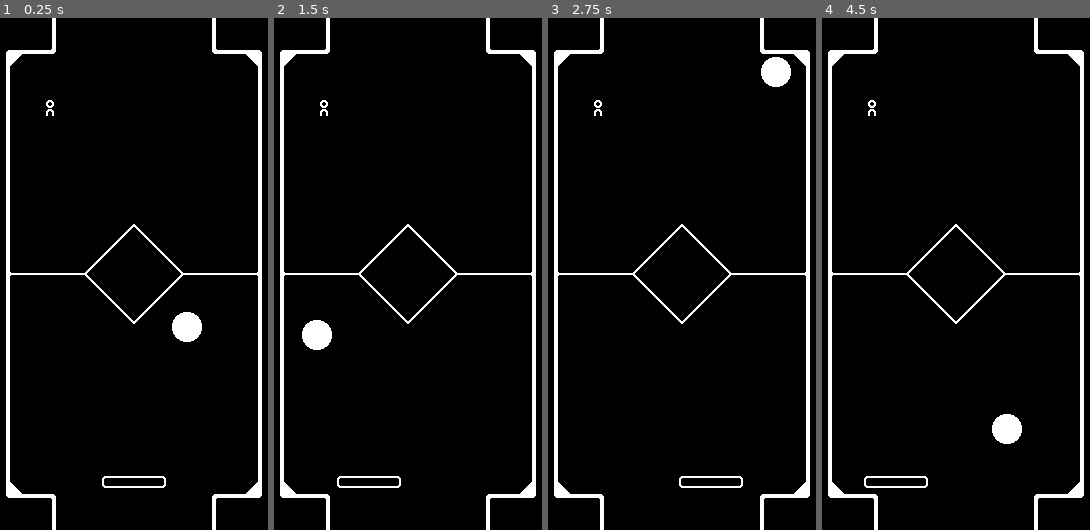
Above: before the commit, frames 1-4 (left to right).
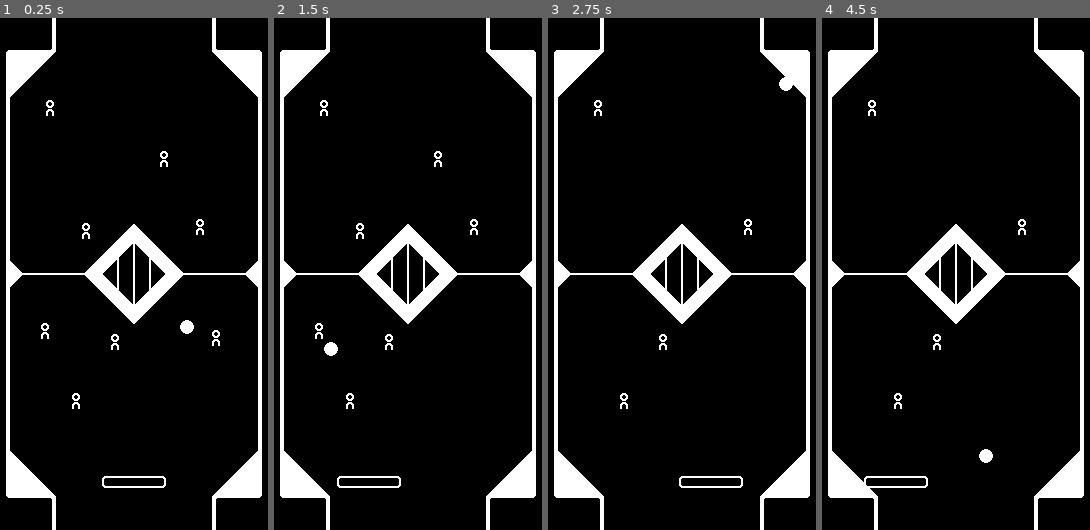
Above: after the commit, the same moments.

Repository: youssefevan/1-bit-jam-2
Game: Godot game, scene res://world.tscn
Two runs of this game, one before a commit and one after it. Both use one fixed random seed, a clock stepped at 60 frames per second and the inputs below.
Inputs (mouse positions are in pixels of both pictures, inside the frame that each line leads up to):
- Up to frame 1 (0.25 s): no input
- Up to frame 2 (1.5 s): move the mouse to (472, 248) at 0.52 s; move the mouse to (351, 299) at 1.27 s
- Up to frame 3 (2.75 s): move the mouse to (711, 161) at 2.02 s
- Up to frame 4 (4.5 s): move the mouse to (942, 376) at 2.77 s; move the mouse to (1041, 350) at 3.52 s; move the mouse to (870, 197) at 4.27 s

The runs differ from the first frame. In frame 1, 5.6% of the frame differs, in the area x 3-97%, y 7-93%; in frame 2, 5.6%; in frame 3, 5.1%; in frame 4, 5.6%.

Commit message:
little man death
reduced puck size
added larger angles to corners of field

Diff:
--- /dev/null
+++ b/scripts/Subject.gd
@@ -0,0 +1,8 @@
+extends Area2D
+
+
+func _on_body_entered(body):
+	die()
+
+func die():
+	call_deferred("queue_free")
--- a/world.tscn
+++ b/world.tscn
@@ -1,21 +1,22 @@
-[gd_scene load_steps=10 format=3 uid="uid://ce1rbpfud4282"]
+[gd_scene load_steps=11 format=3 uid="uid://ce1rbpfud4282"]
 
 [ext_resource type="Texture2D" uid="uid://b2l6iif0sjdf1" path="res://sprites/littleman1.png" id="1_2u3s4"]
 [ext_resource type="Texture2D" uid="uid://cssx0a2ejrvg0" path="res://sprites/world.png" id="1_7uiod"]
+[ext_resource type="Script" path="res://scripts/Subject.gd" id="2_ic5yg"]
 [ext_resource type="Script" path="res://scripts/Puck.gd" id="3_qgjgo"]
 [ext_resource type="Texture2D" uid="uid://igeaeoc8kyhv" path="res://sprites/puck.png" id="3_yq80h"]
 [ext_resource type="Script" path="res://scripts/Paddle.gd" id="4_47ori"]
 [ext_resource type="Texture2D" uid="uid://byaibpqj76kwh" path="res://sprites/paddle.png" id="4_m0skj"]
 
+[sub_resource type="CircleShape2D" id="CircleShape2D_ejjn2"]
+radius = 7.0
+
+[sub_resource type="RectangleShape2D" id="RectangleShape2D_ncvdl"]
+size = Vector2(64, 12)
+
 [sub_resource type="CapsuleShape2D" id="CapsuleShape2D_x1p3m"]
 radius = 4.0
 height = 16.0
-
-[sub_resource type="CircleShape2D" id="CircleShape2D_ejjn2"]
-radius = 14.0
-
-[sub_resource type="RectangleShape2D" id="RectangleShape2D_ncvdl"]
-size = Vector2(64, 12)
 
 [node name="World" type="Node2D"]
 
@@ -23,21 +24,11 @@
 position = Vector2(144, 256)
 texture = ExtResource("1_7uiod")
 
-[node name="Subject" type="Area2D" parent="."]
-position = Vector2(60, 90)
-metadata/_edit_group_ = true
-
-[node name="Sprite" type="Sprite2D" parent="Subject"]
-texture = ExtResource("1_2u3s4")
-
-[node name="Collider" type="CollisionShape2D" parent="Subject"]
-shape = SubResource("CapsuleShape2D_x1p3m")
-
 [node name="Walls" type="StaticBody2D" parent="."]
 metadata/_edit_group_ = true
 
 [node name="Collider" type="CollisionPolygon2D" parent="Walls"]
-polygon = PackedVector2Array(0, 0, 0, 512, 64, 512, 64, 478, 32, 478, 18, 464, 18, 48, 32, 34, 64, 34, 64, 0)
+polygon = PackedVector2Array(0, 0, 0, 528, 64, 528, 224, 528, 224, 512, 64, 512, 64, 479, 18, 433, 18, 79, 64, 33, 64, 0)
 
 [node name="Walls2" type="StaticBody2D" parent="."]
 position = Vector2(288, 512)
@@ -45,7 +36,7 @@
 metadata/_edit_group_ = true
 
 [node name="Collider" type="CollisionPolygon2D" parent="Walls2"]
-polygon = PackedVector2Array(0, 0, 0, 512, 64, 512, 64, 478, 31.9988, 478, 17.9988, 464, 17.9999, 48.0001, 31.9999, 34.0001, 64, 34.0002, 64, 0)
+polygon = PackedVector2Array(0, 0, 0, 528, 64, 528, 224, 528, 224, 512, 64, 512, 64, 479, 18, 433, 18, 79, 64, 33, 64, 0)
 
 [node name="Puck" type="CharacterBody2D" parent="."]
 position = Vector2(144, 256)
@@ -68,3 +59,102 @@
 
 [node name="Collider" type="CollisionShape2D" parent="Paddle"]
 shape = SubResource("RectangleShape2D_ncvdl")
+
+[node name="Subjects" type="Node2D" parent="."]
+
+[node name="Subject" type="Area2D" parent="Subjects"]
+position = Vector2(60, 90)
+script = ExtResource("2_ic5yg")
+metadata/_edit_group_ = true
+
+[node name="Sprite" type="Sprite2D" parent="Subjects/Subject"]
+texture = ExtResource("1_2u3s4")
+
+[node name="Collider" type="CollisionShape2D" parent="Subjects/Subject"]
+shape = SubResource("CapsuleShape2D_x1p3m")
+
+[node name="Subject2" type="Area2D" parent="Subjects"]
+position = Vector2(174, 141)
+script = ExtResource("2_ic5yg")
+metadata/_edit_group_ = true
+
+[node name="Sprite" type="Sprite2D" parent="Subjects/Subject2"]
+texture = ExtResource("1_2u3s4")
+
+[node name="Collider" type="CollisionShape2D" parent="Subjects/Subject2"]
+shape = SubResource("CapsuleShape2D_x1p3m")
+
+[node name="Subject3" type="Area2D" parent="Subjects"]
+position = Vector2(96, 213)
+script = ExtResource("2_ic5yg")
+metadata/_edit_group_ = true
+
+[node name="Sprite" type="Sprite2D" parent="Subjects/Subject3"]
+texture = ExtResource("1_2u3s4")
+
+[node name="Collider" type="CollisionShape2D" parent="Subjects/Subject3"]
+shape = SubResource("CapsuleShape2D_x1p3m")
+
+[node name="Subject4" type="Area2D" parent="Subjects"]
+position = Vector2(210, 209)
+script = ExtResource("2_ic5yg")
+metadata/_edit_group_ = true
+
+[node name="Sprite" type="Sprite2D" parent="Subjects/Subject4"]
+texture = ExtResource("1_2u3s4")
+
+[node name="Collider" type="CollisionShape2D" parent="Subjects/Subject4"]
+shape = SubResource("CapsuleShape2D_x1p3m")
+
+[node name="Subject5" type="Area2D" parent="Subjects"]
+position = Vector2(226, 320)
+script = ExtResource("2_ic5yg")
+metadata/_edit_group_ = true
+
+[node name="Sprite" type="Sprite2D" parent="Subjects/Subject5"]
+texture = ExtResource("1_2u3s4")
+
+[node name="Collider" type="CollisionShape2D" parent="Subjects/Subject5"]
+shape = SubResource("CapsuleShape2D_x1p3m")
+
+[node name="Subject6" type="Area2D" parent="Subjects"]
+position = Vector2(86, 383)
+script = ExtResource("2_ic5yg")
+metadata/_edit_group_ = true
+
+[node name="Sprite" type="Sprite2D" parent="Subjects/Subject6"]
+texture = ExtResource("1_2u3s4")
+
+[node name="Collider" type="CollisionShape2D" parent="Subjects/Subject6"]
+shape = SubResource("CapsuleShape2D_x1p3m")
+
+[node name="Subject7" type="Area2D" parent="Subjects"]
+position = Vector2(55, 313)
+script = ExtResource("2_ic5yg")
+metadata/_edit_group_ = true
+
+[node name="Sprite" type="Sprite2D" parent="Subjects/Subject7"]
+texture = ExtResource("1_2u3s4")
+
+[node name="Collider" type="CollisionShape2D" parent="Subjects/Subject7"]
+shape = SubResource("CapsuleShape2D_x1p3m")
+
+[node name="Subject8" type="Area2D" parent="Subjects"]
+position = Vector2(125, 324)
+script = ExtResource("2_ic5yg")
+metadata/_edit_group_ = true
+
+[node name="Sprite" type="Sprite2D" parent="Subjects/Subject8"]
+texture = ExtResource("1_2u3s4")
+
+[node name="Collider" type="CollisionShape2D" parent="Subjects/Subject8"]
+shape = SubResource("CapsuleShape2D_x1p3m")
+
+[connection signal="body_entered" from="Subjects/Subject" to="Subjects/Subject" method="_on_body_entered"]
+[connection signal="body_entered" from="Subjects/Subject2" to="Subjects/Subject2" method="_on_body_entered"]
+[connection signal="body_entered" from="Subjects/Subject3" to="Subjects/Subject3" method="_on_body_entered"]
+[connection signal="body_entered" from="Subjects/Subject4" to="Subjects/Subject4" method="_on_body_entered"]
+[connection signal="body_entered" from="Subjects/Subject5" to="Subjects/Subject5" method="_on_body_entered"]
+[connection signal="body_entered" from="Subjects/Subject6" to="Subjects/Subject6" method="_on_body_entered"]
+[connection signal="body_entered" from="Subjects/Subject7" to="Subjects/Subject7" method="_on_body_entered"]
+[connection signal="body_entered" from="Subjects/Subject8" to="Subjects/Subject8" method="_on_body_entered"]
Binary file changed: sprites/littleman1.png
Binary file changed: sprites/puck.png
Binary file changed: sprites/world.png
